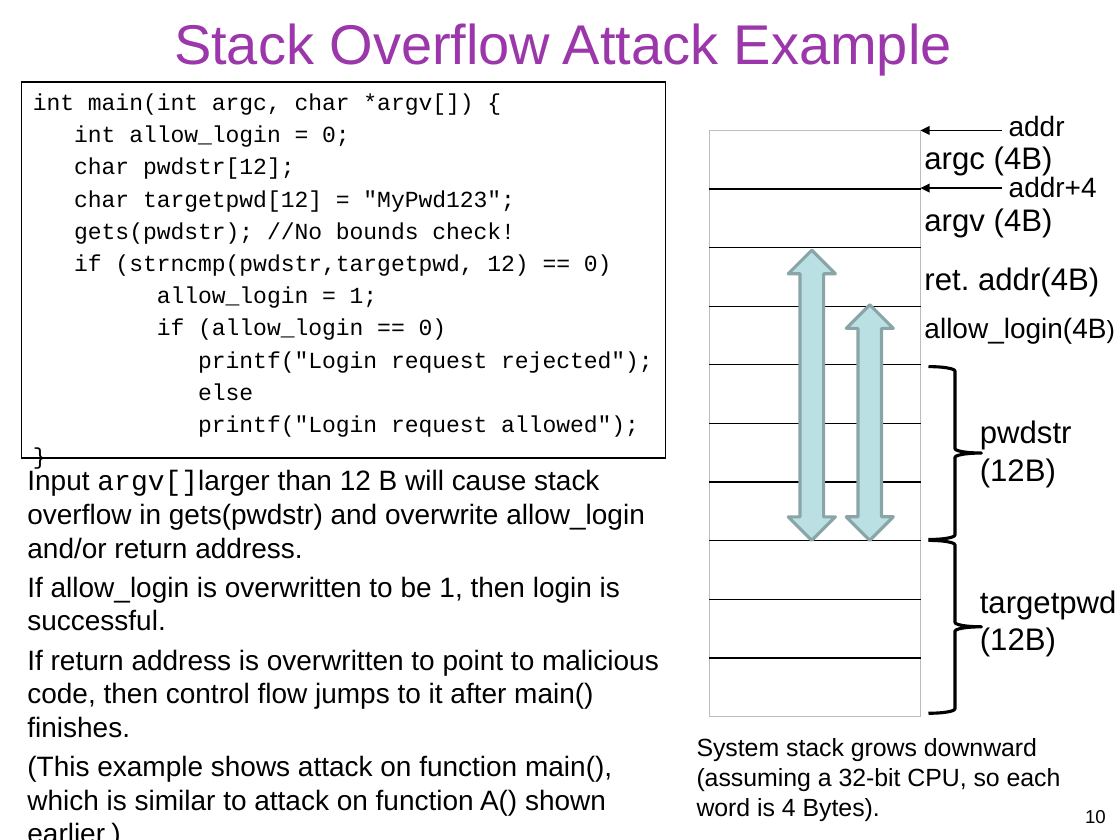
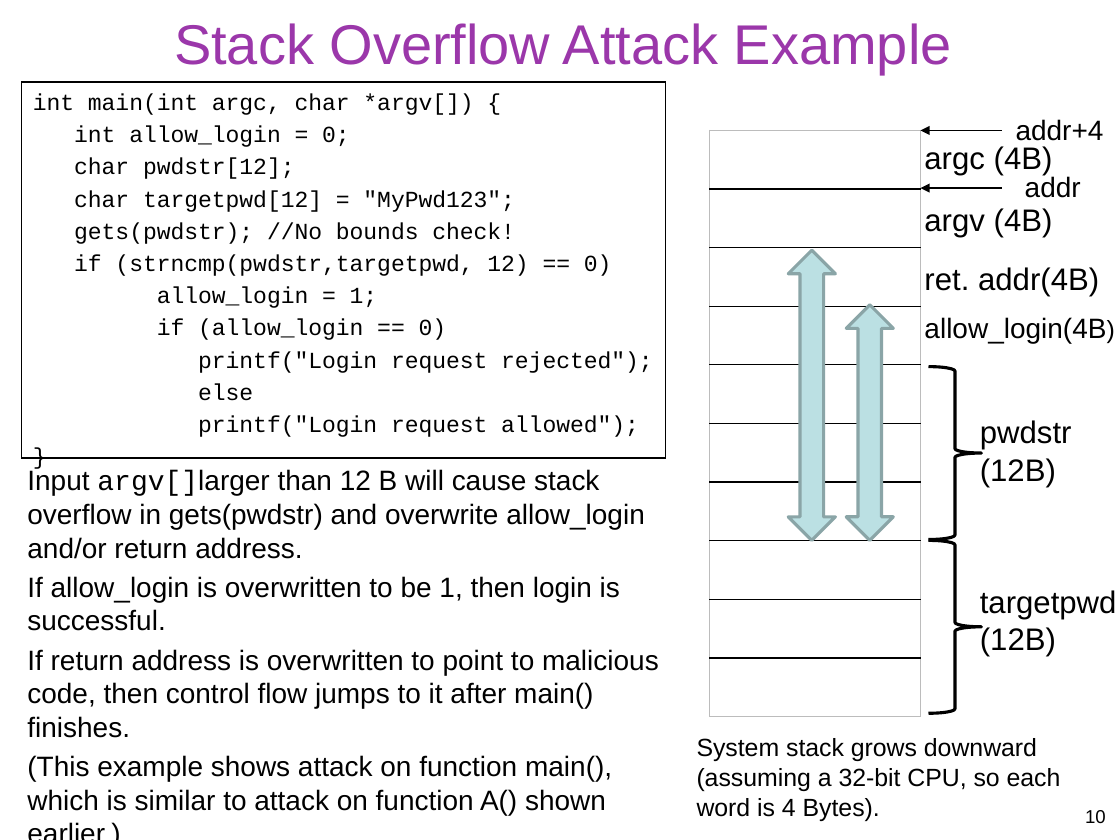
Before and after one commit to gulaoshi/gu.github.io, a slide deck: slide 10 of InfoSec/PPTs/L11-CH10-Buffer Overflow.pptx. Drawn at 1120x840 pixels with LibreOffice and Linux fonts; fonts in the diff are those of the drawing. Boxes give left, top, right and bottom in pixels: in the first picture for what was removed or moved away, otherwise in the second. Text is boxed around its words. In the diff, an @@ line names an element or a change of style, - is before the commit and + after.

```diff
--- a/InfoSec/PPTs/L11-CH10-Buffer Overflow.pptx
+++ b/InfoSec/PPTs/L11-CH10-Buffer Overflow.pptx
@@ text at (x1=1016, y1=119, x2=1104, y2=141): text changed @@
-addr
+addr+4
@@ text at (x1=1025, y1=175, x2=1081, y2=198): text changed @@
-addr+4
+addr
```
Also in this commit, not shown: 4 other slides changed, 3 slides added, 1 slide removed, 24 other files.
